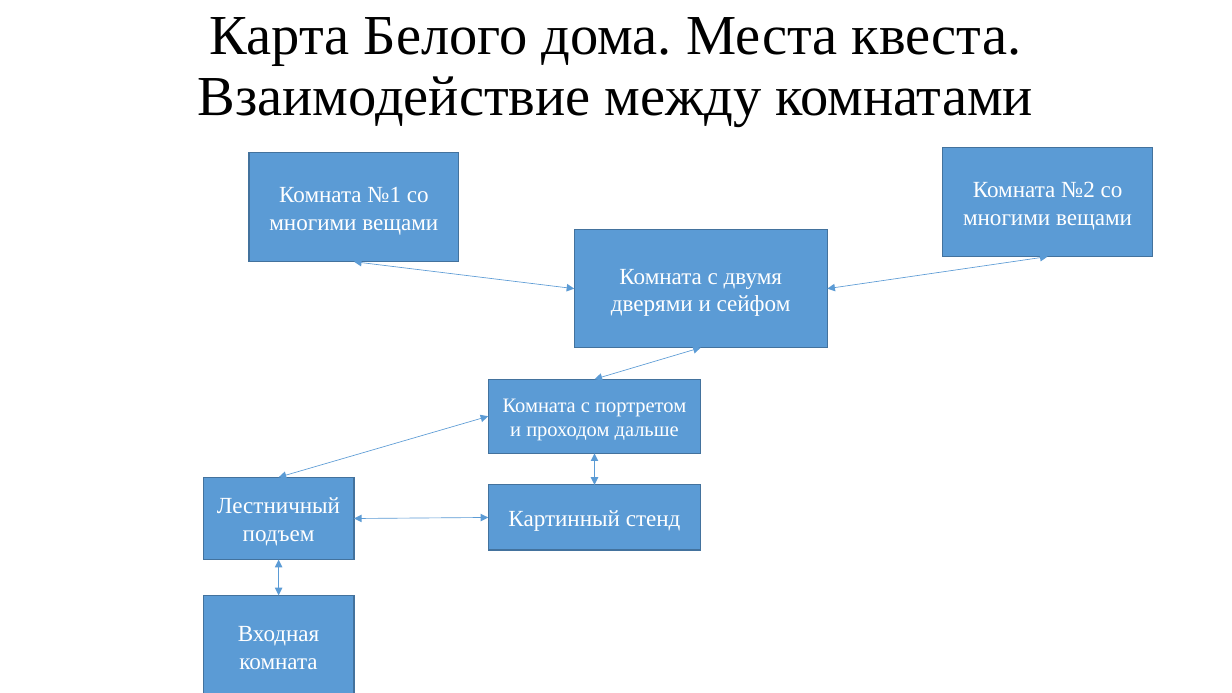
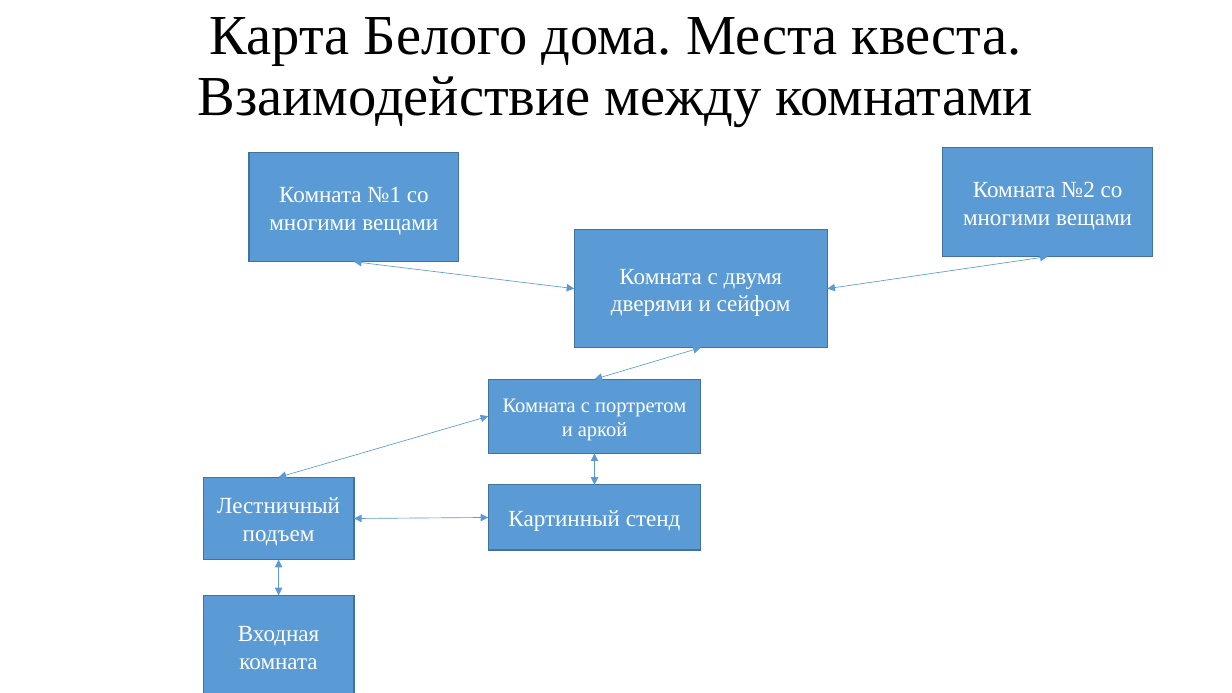
Before and after one commit to Glander13/AliceProject, a slide deck: slide 4 of Квест «Побег из белого дома».pptx. Drawn at 1232x693 pixels with LibreOffice and Linux fonts; fonts in the diff are those of the drawing. Boxes give left, top, right and bottom in pixels: in the first picture for what was removed or moved away, otherwise in the second. Text is boxed around its words. In the diff, an @@ line names an element or a change of style, - is before the commit and + after.

```diff
--- a/Квест «Побег из белого дома».pptx
+++ b/Квест «Побег из белого дома».pptx
@@ text in rectangle at bbox=[503, 398, 686, 441]: text changed @@
-Комната с портретом и проходом дальше
+Комната с портретом и аркой
```
Also in this commit, not shown: 3 other files.
